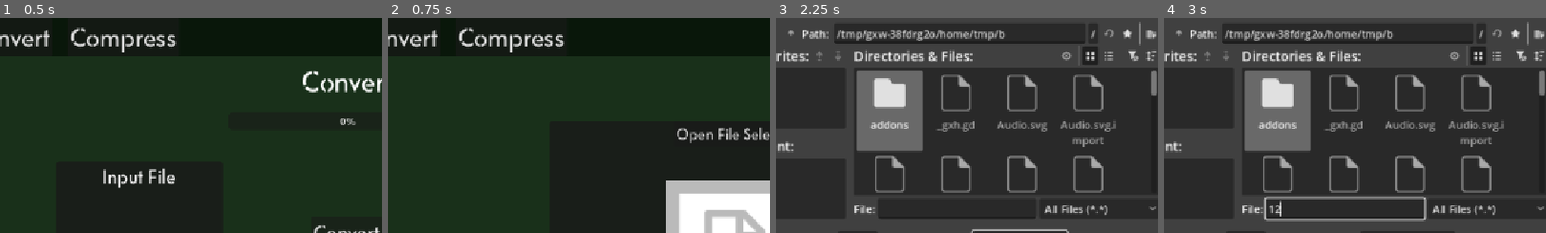
Above: before the commit, frames 1-4 (left to right).
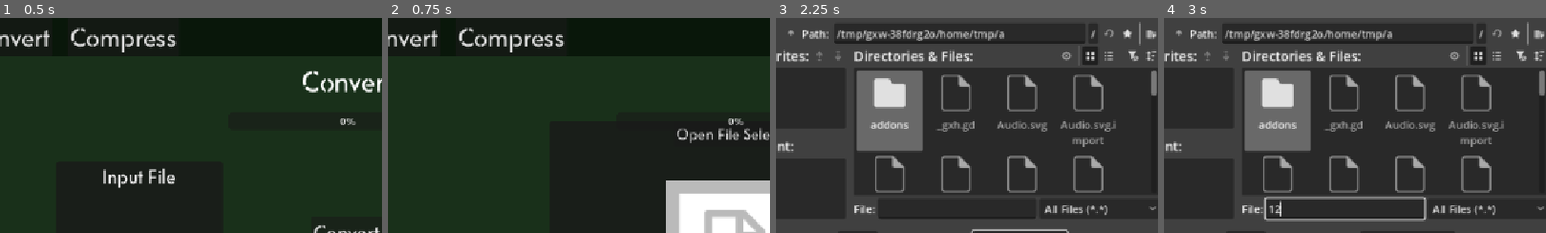
Above: after the commit, the same moments.

Repository: Typ0Codes/ff-mpeg-frontend
Game: Godot game, scene res://Convert.tscn
The game is run twice, just before and just after one commit, with the same random seed, the same clock (stepped at 60 frames per second) and the same inputs.
Inputs (mouse positions are % of the whole screen's width and height, from its top left):
- Up to frame 1 (0.5 s): no input
- Up to frame 2 (0.75 s): click "Compress" at 0.5 s
- Up to frame 3 (2.25 s): click "Convert" at 1.25 s; click "Open File Selector" at 2 s
- Up to frame 4 (3 s): click (28, 44) at 2.77 s; type "12" at 2.85 s
The pictures show only the part of the screen within x 5-55%, y 0-50%; the shares and areas given below are measured in that part.

Frame 1 is identical in both runs. In frame 2, 0.2% of the frame differs, in the area x 76-98%, y 46-53%; in frame 3, less than 0.1%; in frame 4, less than 0.1%.

Commit message:
compress working
no quality slider and the page is ugly as hell

Diff:
--- a/Compress.tscn
+++ b/Compress.tscn
@@ -33,6 +33,30 @@
 corner_radius_bottom_left = 5
 corner_detail = 5
 
+[sub_resource type="StyleBoxFlat" id="StyleBoxFlat_sypq3"]
+content_margin_left = 2.0
+content_margin_top = 2.0
+content_margin_right = 2.0
+content_margin_bottom = 2.0
+bg_color = Color(0.1, 0.1, 0.1, 0.59607846)
+corner_radius_top_left = 6
+corner_radius_top_right = 6
+corner_radius_bottom_right = 6
+corner_radius_bottom_left = 6
+corner_detail = 6
+
+[sub_resource type="StyleBoxFlat" id="StyleBoxFlat_3igmw"]
+content_margin_left = 2.0
+content_margin_top = 2.0
+content_margin_right = 2.0
+content_margin_bottom = 2.0
+bg_color = Color(0, 0.64510465, 0.24697137, 1)
+corner_radius_top_left = 6
+corner_radius_top_right = 6
+corner_radius_bottom_right = 6
+corner_radius_bottom_left = 6
+corner_detail = 6
+
 [node name="Control" type="Control" unique_id=1473025185]
 layout_mode = 3
 anchors_preset = 15
@@ -143,6 +167,57 @@
 clip_text = true
 text_overrun_behavior = 5
 
+[node name="ProgressBar" type="ProgressBar" parent="." unique_id=1431922106]
+layout_mode = 1
+anchors_preset = 5
+anchor_left = 0.5
+anchor_right = 0.5
+offset_left = -177.82999
+offset_top = 141.675
+offset_right = 181.40369
+offset_bottom = 168.67505
+grow_horizontal = 2
+theme = ExtResource("2_51sni")
+theme_override_styles/background = SubResource("StyleBoxFlat_sypq3")
+theme_override_styles/fill = SubResource("StyleBoxFlat_3igmw")
+max_value = 1.0
+step = 0.001
+
+[node name="YouWin" type="Button" parent="." unique_id=1359802528]
+visible = false
+layout_mode = 1
+anchors_preset = 5
+anchor_left = 0.5
+anchor_right = 0.5
+offset_left = -76.95999
+offset_top = 175.5
+offset_right = 79.036865
+offset_bottom = 202.50005
+grow_horizontal = 2
+theme = ExtResource("2_51sni")
+text = "...Converted Succesfully!"
+
+[node name="ErrorMsg" type="Label" parent="." unique_id=952447317]
+visible = false
+layout_mode = 1
+anchors_preset = 5
+anchor_left = 0.5
+anchor_right = 0.5
+offset_left = -76.95999
+offset_top = 175.5
+offset_right = 86.04004
+offset_bottom = 204.5
+grow_horizontal = 2
+theme = ExtResource("2_51sni")
+text = "You Are Fucked"
+horizontal_alignment = 1
+
+[node name="Timer" type="Timer" parent="." unique_id=1558961148]
+wait_time = 0.2
+
 [connection signal="pressed" from="ControlBar/Settings" to="." method="_on_settings_pressed"]
 [connection signal="pressed" from="ControlBar/HBoxContainer/Convert" to="." method="_on_convert_pressed"]
 [connection signal="pressed" from="InputFile/Button" to="." method="_on_file_selector_pressed"]
+[connection signal="pressed" from="InputFile/compress" to="." method="compress"]
+[connection signal="file_selected" from="InputFile/InputFileDialog" to="." method="_on_input_file_dialog_file_selected"]
+[connection signal="timeout" from="Timer" to="." method="_on_timer_timeout"]
--- a/compress.gd
+++ b/compress.gd
@@ -3,6 +3,13 @@
 var documents_path = OS.get_system_dir(OS.SYSTEM_DIR_DOCUMENTS)
 var progress_path = OS.get_user_data_dir() + "/Progress/"
 @onready var outputpath = documents_path + "/GDConvert/"
+var inputfile := ""
+var total_duration_us := 0
+var extension := ".wav"
+var out_path := ""
+var ffmpeg_pid := -1
+@onready var progressbar = $ProgressBar
+@onready var convertbutton = $InputFile/compress
 
 # Called when the node enters the scene tree for the first time.
 func _ready() -> void:
@@ -14,17 +21,75 @@
 	pass
 
 
-#base command: ffmpeg -i input.mp4 -c:v libx264 -crf 23 -preset medium -c:a aac -b:a 128k -movflags +faststart output.mp4
-func compressvideo():
-	pass
+#base video command: ffmpeg -i input.mp4 -c:v libx264 -crf 23 -preset medium -c:a aac -b:a 128k -movflags +faststart output.mp4
 
-#base command: ffmpeg -i input.png -q:v 3 output.png
-func compressaudio():
-	pass
 
-#base command: ffmpeg -i input.wav -c:a aac -b:a 128k output.m4a
-func compressimage():
-	pass
+#base image command: ffmpeg -i input.png -q:v 3 output.png
+
+
+#base audio command: ffmpeg -i input.wav -c:a aac -b:a 128k output.m4a
+
+
+func compress() -> void:
+	if inputfile.is_empty():
+		error_handler("No input file selected")
+		return
+
+	var prog_file_path = progress_path + "progress.txt"
+	DirAccess.make_dir_recursive_absolute(progress_path)
+	DirAccess.make_dir_recursive_absolute(outputpath)
+	if FileAccess.file_exists(prog_file_path):
+		DirAccess.remove_absolute(prog_file_path)
+
+	var probe_output := []
+	OS.execute("ffprobe", [
+		"-v", "error",
+		"-show_entries", "format=duration",
+		"-of", "default=noprint_wrappers=1:nokey=1",
+		inputfile
+	], probe_output, false)
+	if probe_output.is_empty():
+		error_handler("ffprobe failed on: " + inputfile)
+		return
+	total_duration_us = int(probe_output[0].strip_edges().to_float() * 1000000.0)
+
+	var real_ext := "." + inputfile.get_extension()
+	out_path = outputpath + inputfile.get_file().get_basename() + "_COMPRESSED" + real_ext
+
+
+	var args := [
+		"-y",
+		"-i", inputfile,
+		"-progress", prog_file_path,
+		"-nostats",
+	]
+
+	var videoargs := [
+		"-c:v", "libx264",
+		"-crf", "23",
+		"-preset", "medium",
+		"-c:a", "aac",
+		"-b:a", "128k",
+		"-movflags", "+faststart",
+	]
+
+	var imgargs := [
+		"-q:v", "3"
+	]
+
+	args.append_array(videoargs)
+	args.append(out_path)
+
+	ffmpeg_pid = OS.create_process("ffmpeg", args)
+	if ffmpeg_pid == -1:
+		error_handler("ffmpeg failed to launch")
+		return
+
+	progressbar.min_value = 0
+	progressbar.max_value = 1
+	progressbar.value = 0
+	convertbutton.disabled = true
+	$Timer.start()
 
 func _on_settings_pressed() -> void:
 	get_tree().change_scene_to_file("res://Settings.tscn")
@@ -36,3 +101,67 @@
 
 func _on_file_selector_pressed() -> void:
 	$InputFile/InputFileDialog.visible = true
+
+func error_handler(text: String):
+	$ErrorMsg.visible = true
+	push_error(text)
+	$ErrorMsg.text = text
+
+
+func _on_input_file_dialog_file_selected(path: String) -> void:
+	inputfile = path
+	print(inputfile)
+
+func _on_timer_timeout() -> void:
+	# finished (or died)
+	if not OS.is_process_running(ffmpeg_pid):
+		$Timer.stop()
+		convertbutton.disabled = false
+
+		var ok := false
+		if FileAccess.file_exists(out_path):
+			var f = FileAccess.open(out_path, FileAccess.READ)
+			if f != null:
+				ok = f.get_length() > 0
+				f.close()
+
+		if ok:
+			progressbar.value = 1
+			print("Converted: ", out_path)
+			$YouWin.text = inputfile.get_file() + " Converted Succesfully!"
+			$YouWin.visible = true
+			$ErrorMsg.visible = false
+		else:
+			progressbar.value = 0
+			error_handler("Conversion failed, no valid output at: " + out_path)
+			if FileAccess.file_exists(out_path):
+				DirAccess.remove_absolute(out_path)
+		return
+
+	# still running: read progress
+	var prog_file_path = progress_path + "progress.txt"
+	if not FileAccess.file_exists(prog_file_path):
+		return
+	var progfile = FileAccess.open(prog_file_path, FileAccess.READ)
+	if progfile == null:
+		return
+	var progtextuncut = progfile.get_as_text()
+	progfile.close()
+	var progtextsliced = progtextuncut.split("\n")
+
+	var currentprog := -1
+	for i in range(progtextsliced.size() - 1, -1, -1):
+		if progtextsliced[i].begins_with("out_time_us="):
+			var value_text = progtextsliced[i].trim_prefix("out_time_us=").strip_edges()
+			if not value_text.is_valid_int():
+				return
+			currentprog = value_text.to_int()
+			break
+
+	if currentprog < 0:
+		return
+	if total_duration_us <= 0:
+		return
+
+	var fraction = clampf(float(currentprog) / float(total_duration_us), 0.0, 1.0)
+	progressbar.value = fraction
